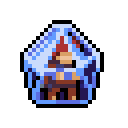
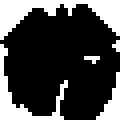
Layer changes from the first 128x128 image to the second:
added group "shatter" with 4 layers above "base" over [0, 4, 120, 120]
added layer "6 solo #1" in group "shatter" over [0, 4, 120, 120]
moved "Pasted Layer copy" into group "base" over [20, 20, 104, 108]
moved "Pasted Layer #1" into group "base" over [32, 32, 84, 100]
moved "lighting #3" into group "base" over [28, 32, 96, 100]
